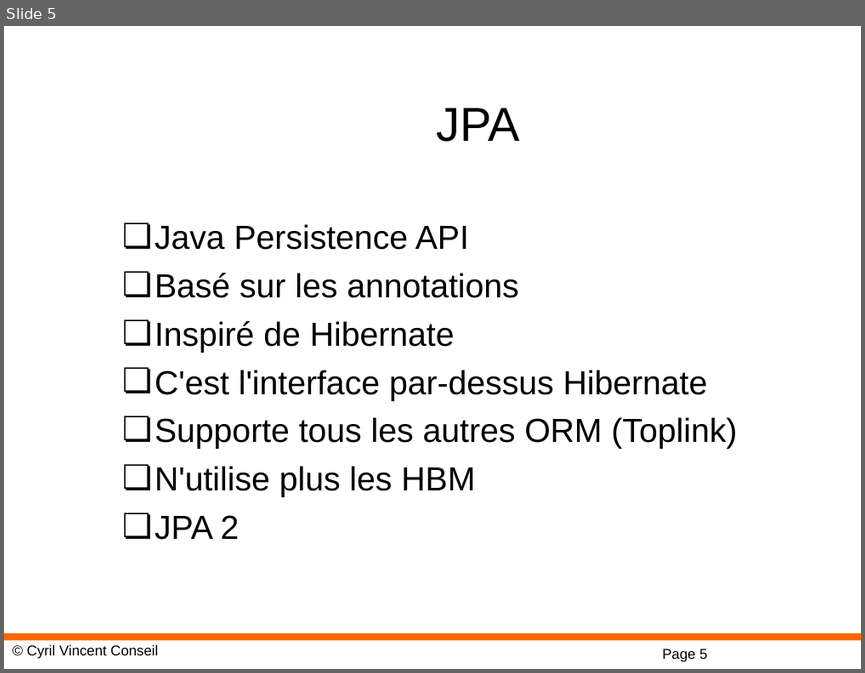
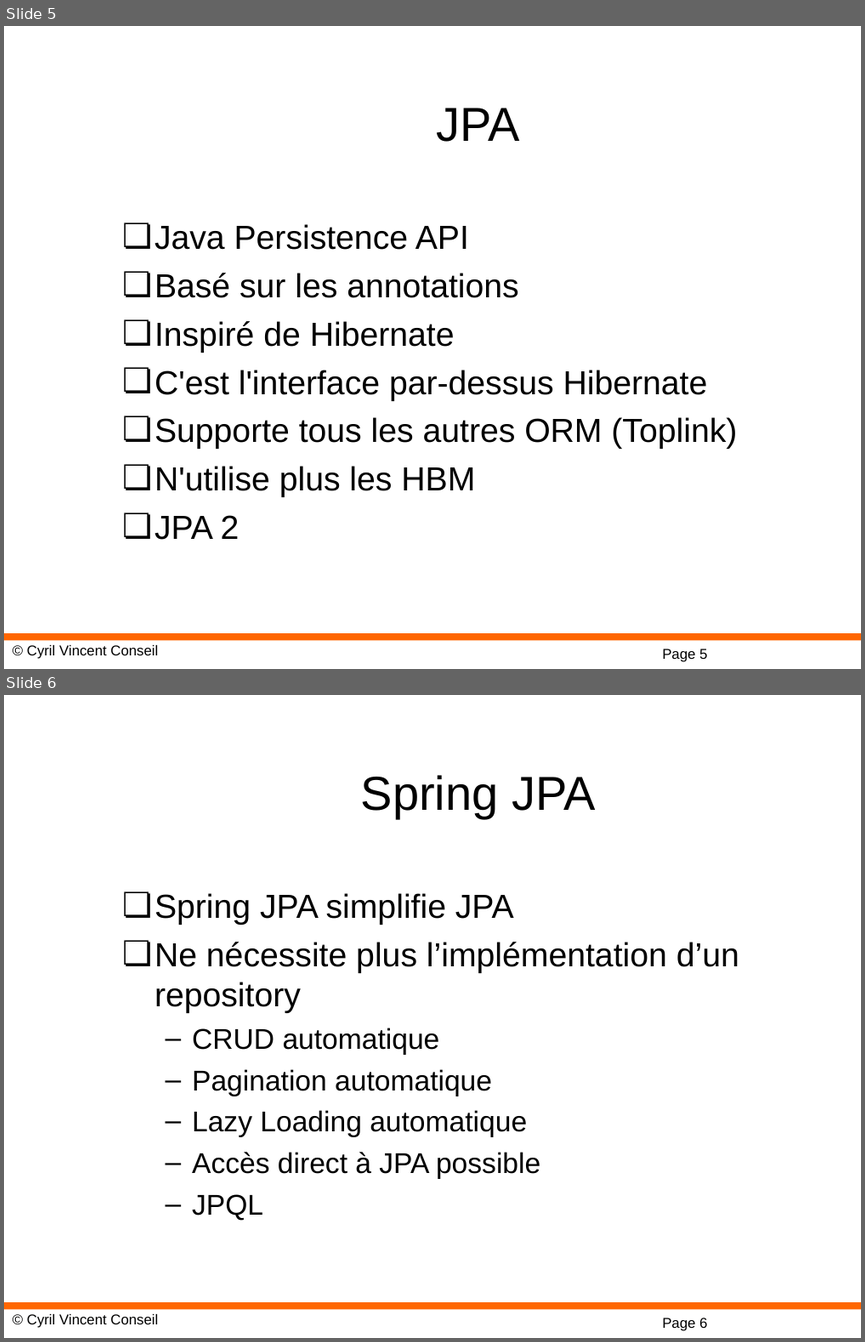
Before and after one commit to cyrilvincent/spring, a slide deck: ppt/07-SpringJPAH2.ppt. Shown one above the other, each under a label of ours: slide 5 before the commit, slides 5 and 6 after it. The pictures are 865x673 and 865x1342 pixels, drawn with LibreOffice and Linux fonts; fonts in the diff are those of the drawing; background and template pictures are left out. Boxes give left, top, right and bottom in pixels: in the first picture for what was removed or moved away, otherwise in the second. Text is boxed around its words. In the diff, an @@ line names an element or a change of style, - is before the commit and + after.

```diff
--- a/ppt/07-SpringJPAH2.ppt
+++ b/ppt/07-SpringJPAH2.ppt
@@ slide 6 added at box(4, 695, 861, 1338), background #FFFFFF; not listed: 3 template elements that a slide beside it also shows @@
@@ title added at box(361, 775, 595, 818), 40 pt, text #000000 @@
+Spring JPA
@@ text added at box(154, 893, 739, 1220), 24 pt, text #000000 @@
+❏ Spring JPA simplifie JPA
+❏ Ne nécessite plus l’implémentation d’un repository
+  – CRUD automatique
+  – Pagination automatique
+  – Lazy Loading automatique
+  – Accès direct à JPA possible
+  – JPQL
```
Also in this commit, not shown: 8 other slides added, 21 other files.
